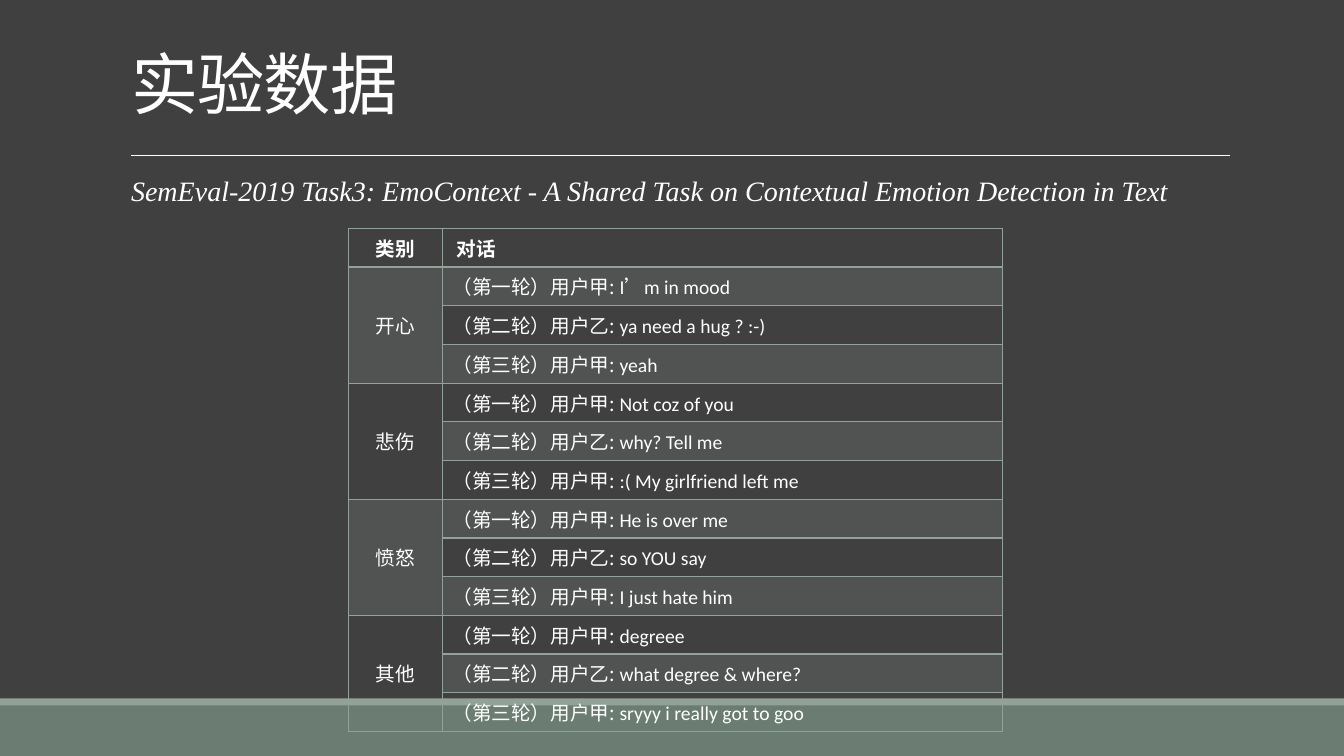
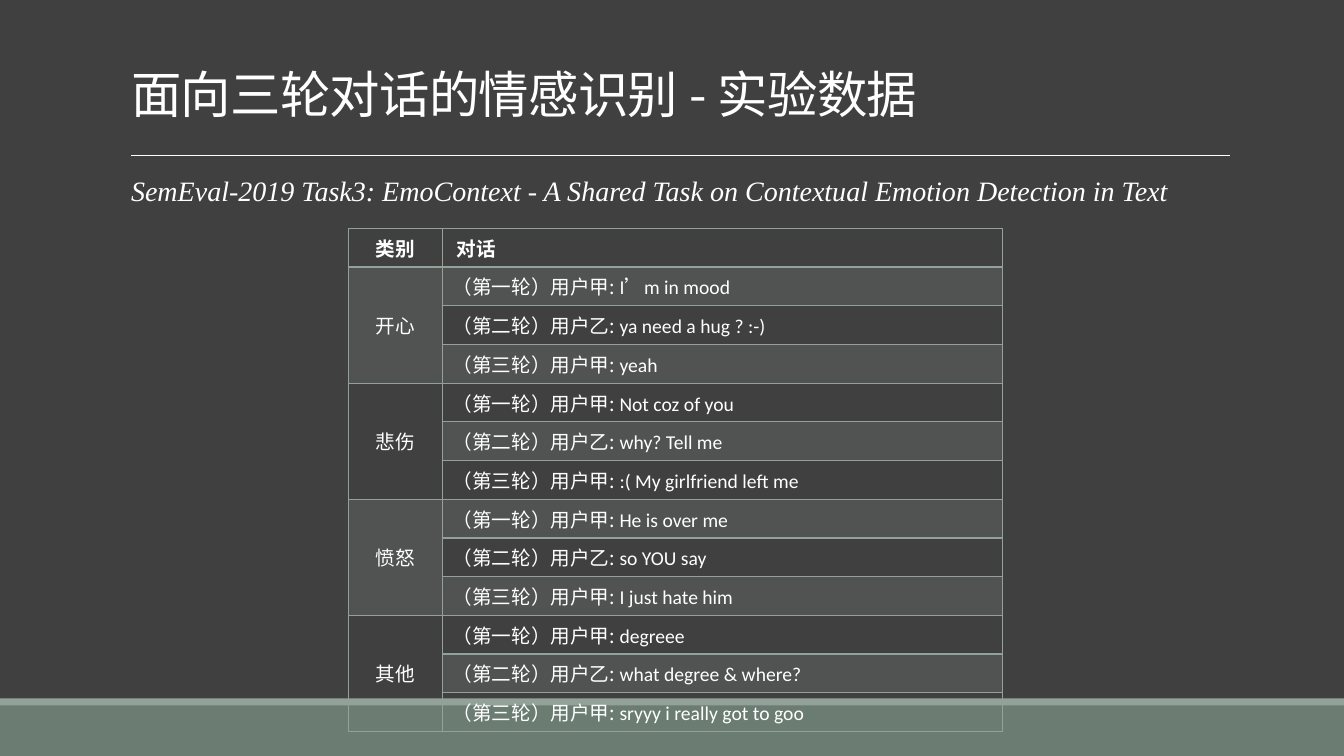
Before and after one commit to liangxh/grad2019, a slide deck: slide 25 of 计研163_梁锡豪_2016211014.pptx (slide 20 before the commit). Drawn at 1344x756 pixels with LibreOffice and Linux fonts; fonts in the diff are those of the drawing. Boxes give left, top, right and bottom in pixels: in the first picture for what was removed or moved away, otherwise in the second. Text is boxed around its words. In the diff, an @@ line names an element or a change of style, - is before the commit and + after.

```diff
--- a/计研163_梁锡豪_2016211014.pptx
+++ b/计研163_梁锡豪_2016211014.pptx
@@ title at (131, 70, 917, 117): text changed; size 48 to 36 pt @@
-实验数据
+面向三轮对话的情感识别 - 实验数据
```
Also in this commit, not shown: 15 other slides changed, 3 slides added, 3 slides removed, 7 other files.
